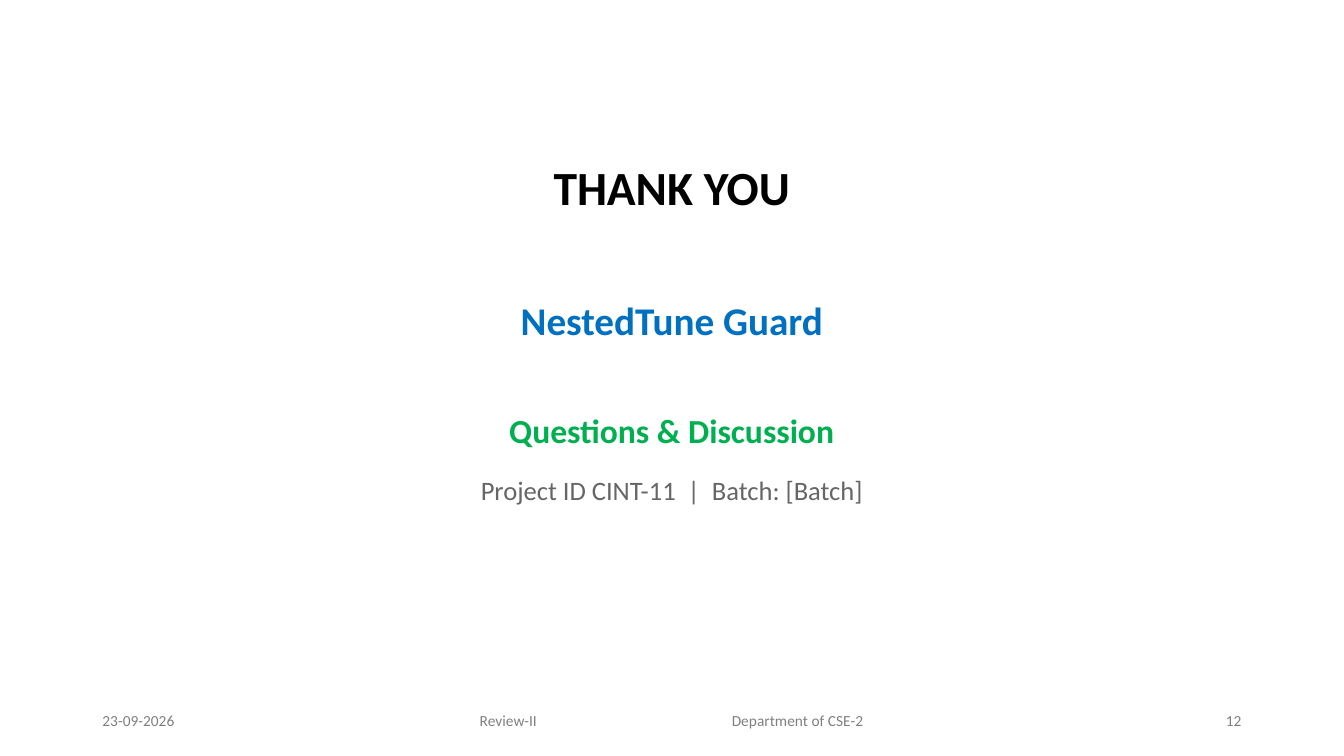
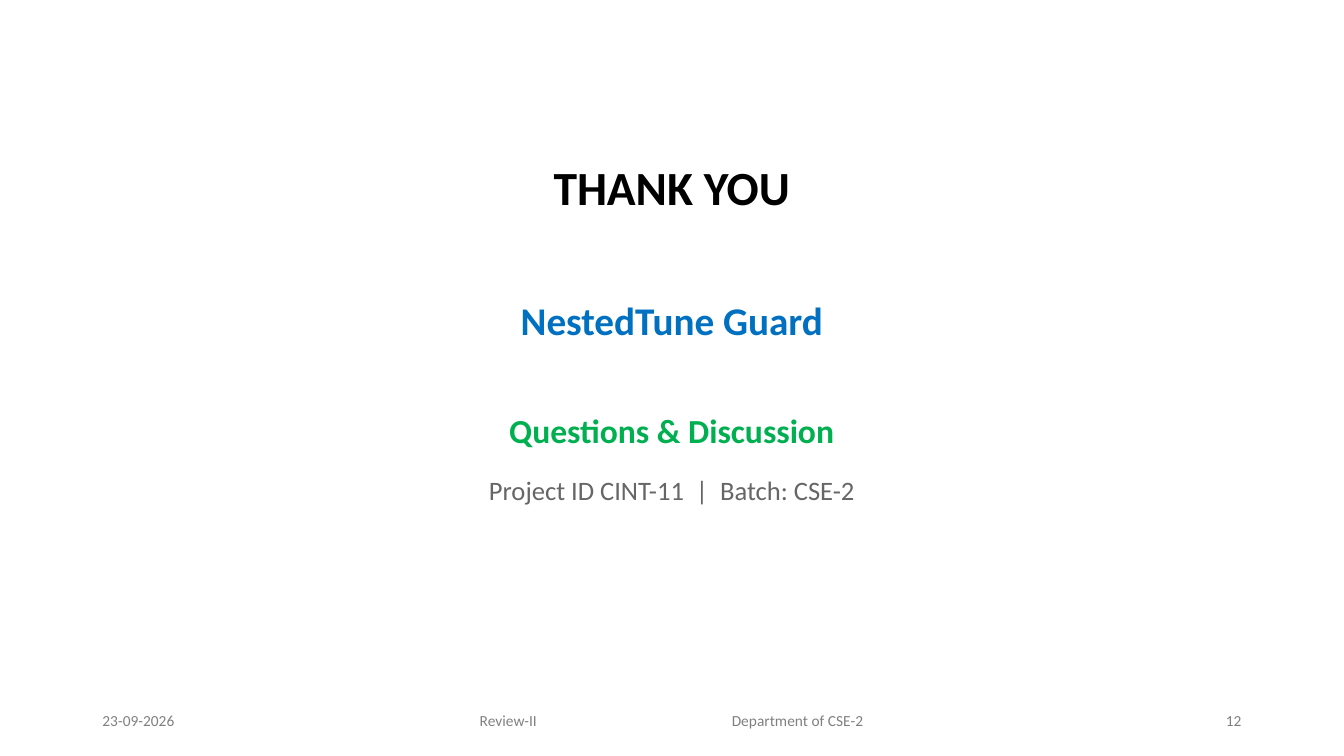
Before and after one commit to saivighnesh2190/Capstone-Project, a slide deck: slide 12 of download/CINT-11_CP2_Review-II.pptx. Drawn at 1344x756 pixels with LibreOffice and Linux fonts; fonts in the diff are those of the drawing; background and template pictures are left out. Boxes give left, top, right and bottom in pixels: in the first picture for what was removed or moved away, otherwise in the second. Text is boxed around its words. In the diff, an @@ line names an element or a change of style, - is before the commit and + after.

Commit message:
docs: finalize Review-II deck cover with batch and guide details
Slide 1 and 12 still said Batch: [Batch], and rebuilding from the generator
reverted the guide field to [Guide ID] / [Project Guide Name] because the
generator had never been updated with the real values, only the shipped PPTX.
Set Batch CSE-2, Guide ID 8199, and Mr. Rambabu Kalathoti in the generator so
the deck can be rebuilt without losing them, then regenerate the deck.

Verified: rebuilding changes only the batch and guide fields; the remaining
slide text is identical apart from line-break encoding.

```diff
--- a/download/CINT-11_CP2_Review-II.pptx
+++ b/download/CINT-11_CP2_Review-II.pptx
@@ text at (x1=489, y1=481, x2=854, y2=505): text changed @@
-Project ID CINT-11 | Batch: [Batch]
+Project ID CINT-11 | Batch: CSE-2
```
Also in this commit, not shown: 3 other slides changed, 2 other files.
